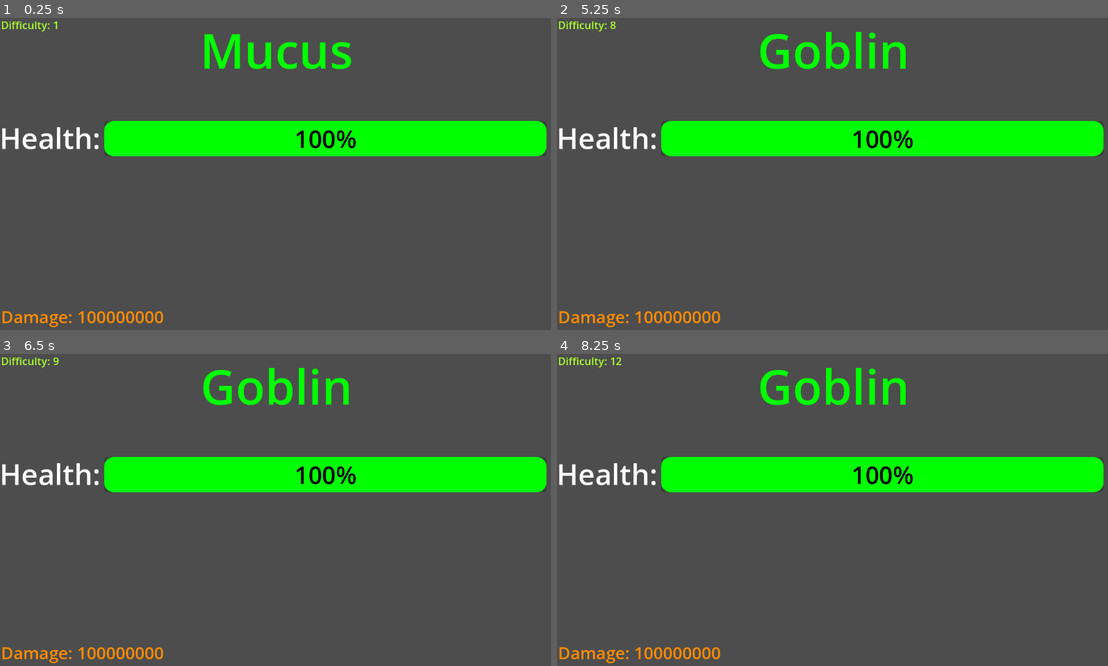
Above: before the commit, frames 1-4 (two rows, left to right).
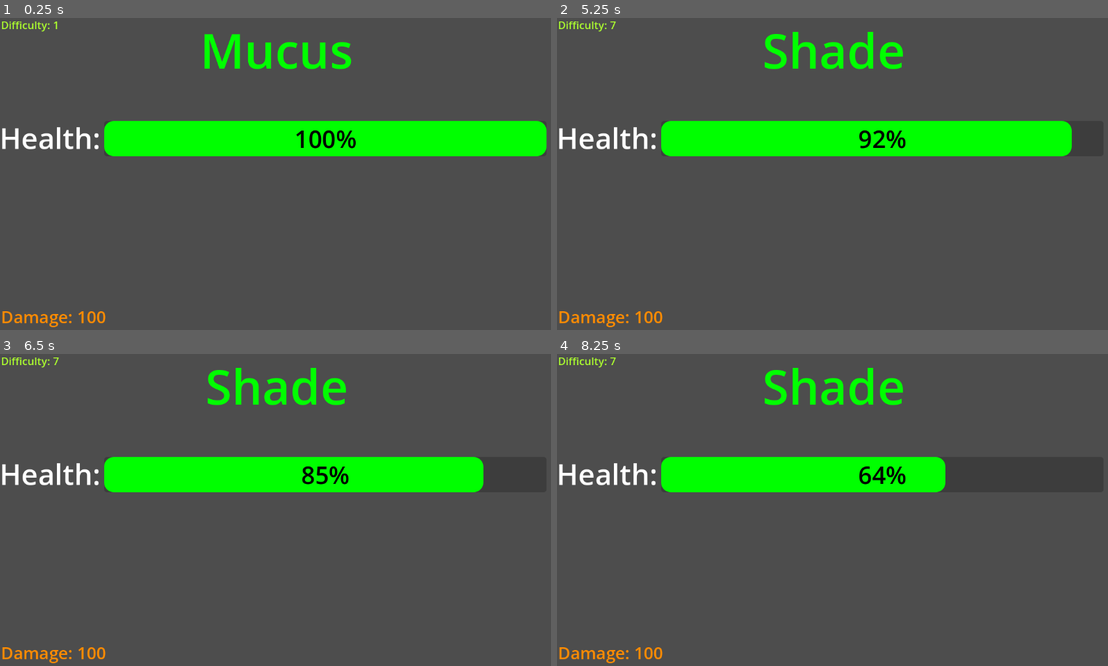
Above: after the commit, the same moments.

Repository: A-raheem09/Monster-Slayer
Game: Godot game, scene res://main.tscn
Two runs of this game, one before a commit and one after it. Both use one fixed random seed, a clock stepped at 60 frames per second and the inputs below.
Inputs:
- Up to frame 1 (0.25 s): no input
- Up to frame 2 (5.25 s): tap Enter at 0.5, 2, 3.5 s; hold Space (Attack) 0.53-1.28 s; tap Space (Attack) at 1.35, 2.85, 4.35 s; hold Space (Attack) 2.03-2.78 s; hold Space (Attack) 3.53-4.28 s; hold Space (Attack) from 5.03 s (still down)
- Up to frame 3 (6.5 s): release Space (Attack) at 5.78 s; tap Space (Attack) at 5.85 s
- Up to frame 4 (8.25 s): hold Space (Attack) 6.53-7.28 s; tap Space (Attack) at 7.35 s; hold Space (Attack) from 8.03 s (still down)

The runs differ from the first frame. In frame 1, 0.2% of the frame differs, in the area x 19-30%, y 93-98%; in frame 2, 2.7%; in frame 3, 3.3%; in frame 4, 5.3%, in the area x 9-100%, y 1-98%.

Commit message:
added martin

Diff:
--- a/main.gd
+++ b/main.gd
@@ -1,10 +1,10 @@
 extends Node
 var Difficulty = 1
-var Damage = 100000000
+var Damage = 100
 var Max_Health = 0
 var Health = 0
-var Monster_list = {'Mucus': 70,'Goblin': 100,'Orc': 200, 'Shade': 1000,'Dragon': 99999,}
-var Monster_rarity = {'Mucus': 20 , 'Goblin': 40, 'Orc' : 70 , 'Shade': 95, 'Dragon': 150,}
+var Monster_list = {'Mucus': 70,'Goblin': 100,'Orc': 200, 'Shade': 1000,'Martin': 20000,'Dragon': 99999,}
+var Monster_rarity = {'Mucus': 20 , 'Goblin': 40, 'Orc' : 70 , 'Shade': 95,'Martin': 110,'Dragon': 150,}
 @onready var style_box = StyleBoxFlat.new()
 @onready var Monster_health = $Health_bar
 
@@ -76,13 +76,13 @@
 			Monster_health.add_theme_stylebox_override("fill", style_box)
 		if Max_Health >= Damage * 50:
 			$Monster_name.modulate = Color.RED
-			print('e')
+
 		elif Max_Health >= Damage * 15:
 			$Monster_name.modulate = Color.YELLOW
-			print('c')
+
 		elif Max_Health <= Damage * 5:
 			$Monster_name.modulate = Color.GREEN
-			print('d')
+
 func Damage_taken():
 	Health -= Damage
 	Monster_health.value = Health
